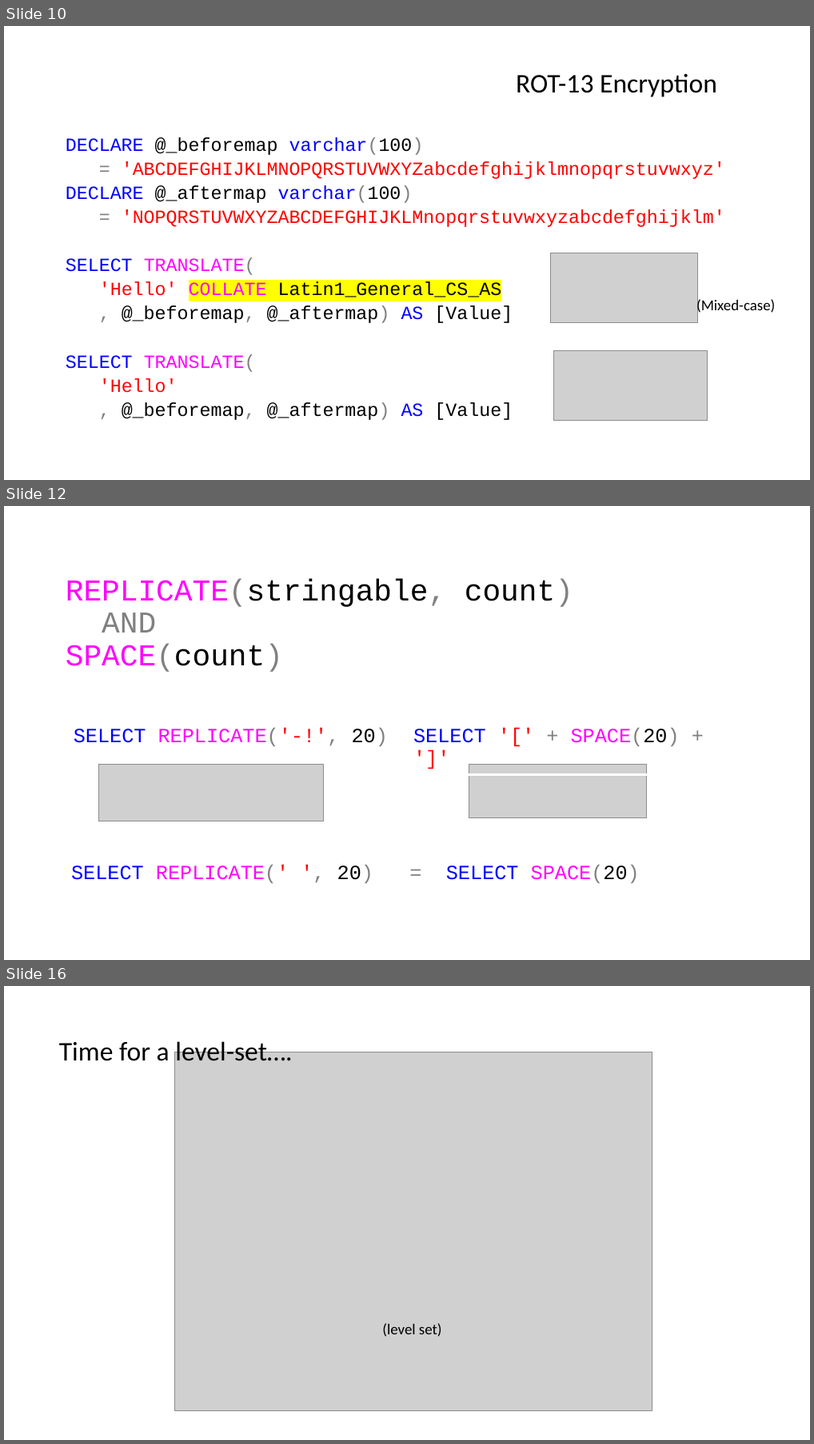
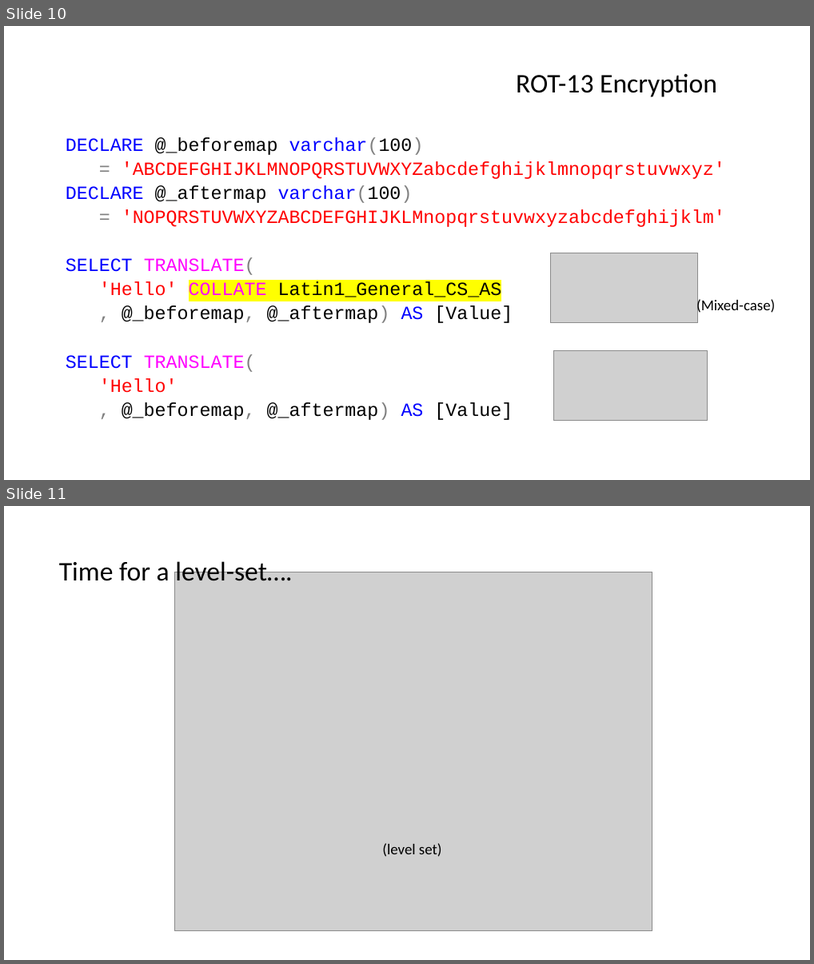
Before and after one commit to jbfoushee/MyPresentations, a slide deck: TSQL_Translate_Operator/TSQL Translate.pptx. Shown one above the other, each under a label of ours: slides 10, 12 and 16 before the commit, slides 10 and 11 after it; the slides between them are not shown. The pictures are 814x1444 and 814x964 pixels, drawn with LibreOffice and Linux fonts; fonts in the diff are those of the drawing; grey boxes stand for pictures. Boxes give left, top, right and bottom in pixels: in the first picture for what was removed or moved away, otherwise in the second. Text is boxed around its words. In the diff, an @@ line names an element or a change of style, - is before the commit and + after.

```diff
--- a/TSQL_Translate_Operator/TSQL Translate.pptx
+++ b/TSQL_Translate_Operator/TSQL Translate.pptx
@@ slide 12 removed at bbox=[4, 506, 810, 960], background #FFFFFF @@
@@ title removed at bbox=[66, 579, 574, 672] @@
-REPLICATE(stringable, count)
-AND
-SPACE(count)
@@ table removed at bbox=[67, 723, 747, 753], 1 rows, 2 columns @@
-SELECT REPLICATE('-!', 20) | SELECT '[' + SPACE(20) + ']'
@@ picture removed at bbox=[99, 764, 323, 820] @@
@@ picture removed at bbox=[470, 764, 647, 817] @@
@@ text removed at bbox=[71, 864, 640, 883] @@
-SELECT REPLICATE(' ', 20) = SELECT SPACE(20)
@@ what was slide 16 is now slide 11 @@
```
Also in this commit, not shown: 1 slide changed, 4 other slides removed, 2 other files.
